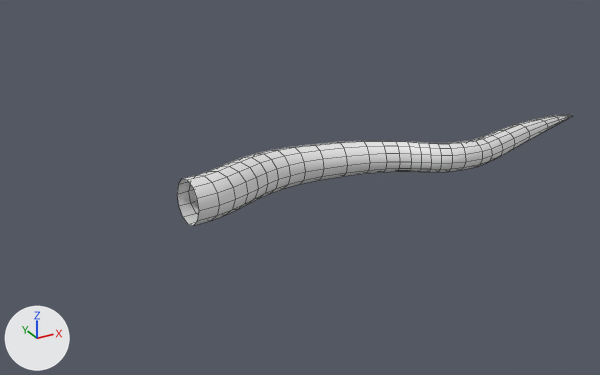
Before and after pictures for a commit that changed the Blender file Assets/Mesh/root.blend.
Both versions are drawn from a 50 mm camera at (-1.79, -4.85, 2.35) aimed at (0.99, 0.2, -0.17). Arrows for +X, +Y and +Z are at lower left; the lights stay in place. Mesh edges are drawn as thin lines.

Names of what the first picture shows: 'CourbeBézier'.
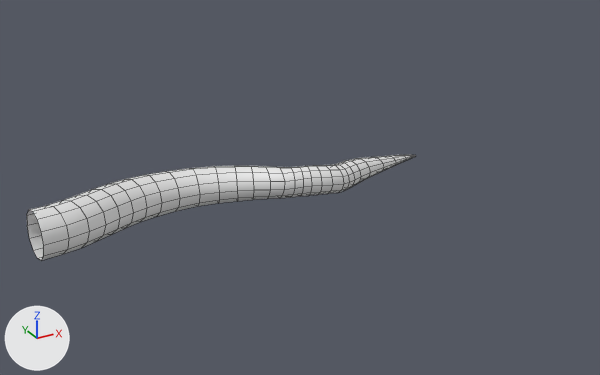
Location of each change, (x1, y1, x2, y2) in pixels of the pictures (600 x 375 px; the box of a moved part takes in the faces that stretch with it):
'CourbeBézier', reshaped, moved: before (177, 115, 572, 226); after (27, 155, 416, 260)
part 1 of me_root, moved or reshaped: before (300, 115, 572, 184); after (174, 155, 416, 211)

Edits to the bpy script that builds the scene:
```text
Change me_root:
    used by ob_courbebézier; location = (1.012, 0.0, 0.0)
    remove me_root.from_pydata(...)  # 372 vertices, 360 faces; spans x -1.01..2.62, y -0.33..0.52, z -0.22..0.16
    add me_root.from_pydata(...)  # 372 vertices, 360 faces; spans x -1.01..1.87, y -0.23..0.52, z -0.22..0.16
    me_root part 1: 255 of 372 vertices moved; they spanned x 0.19..2.62, y -0.33..0.43, z -0.19..0.12 and now span x 0.19..1.87, y -0.23..0.43, z -0.19..0.12; mean shift (-0.33, 0.01, 0.0); largest move (2.49, 0.07, 0.03) -> (1.73, -0.04, 0.03)
Change ob_courbebézier:
    ob_courbebézier.location: (1.012, 0.0, 0.0) -> (-0.004, 0.0, 0.0)
```
